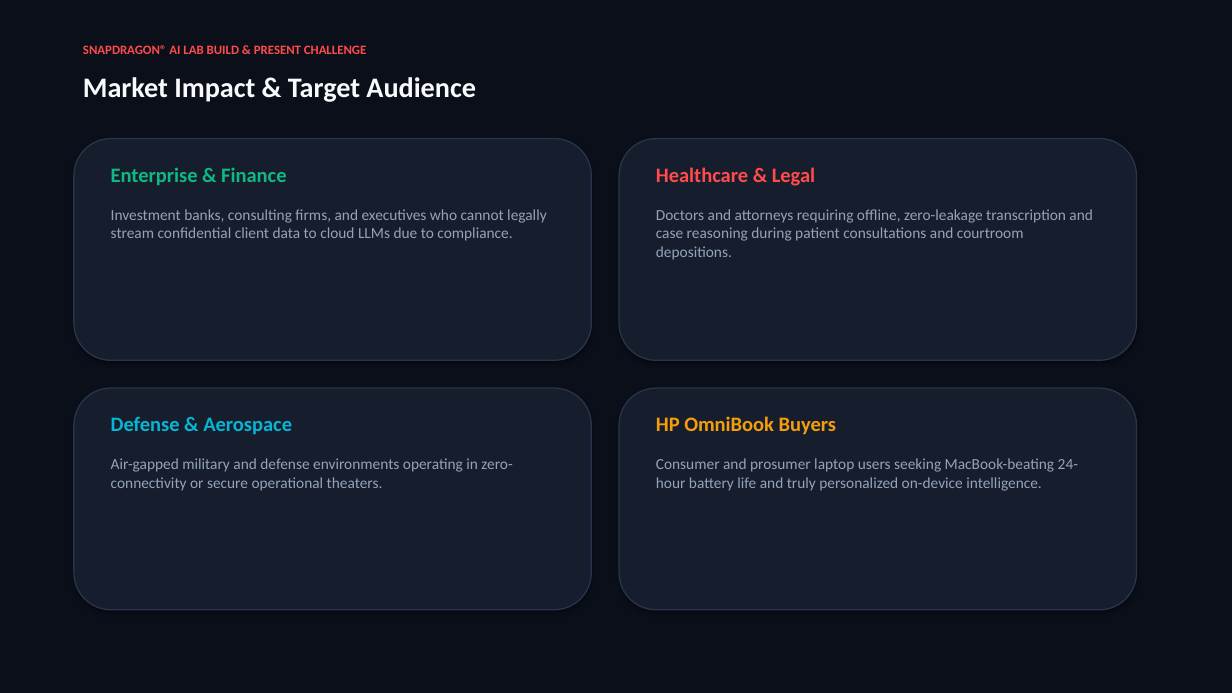
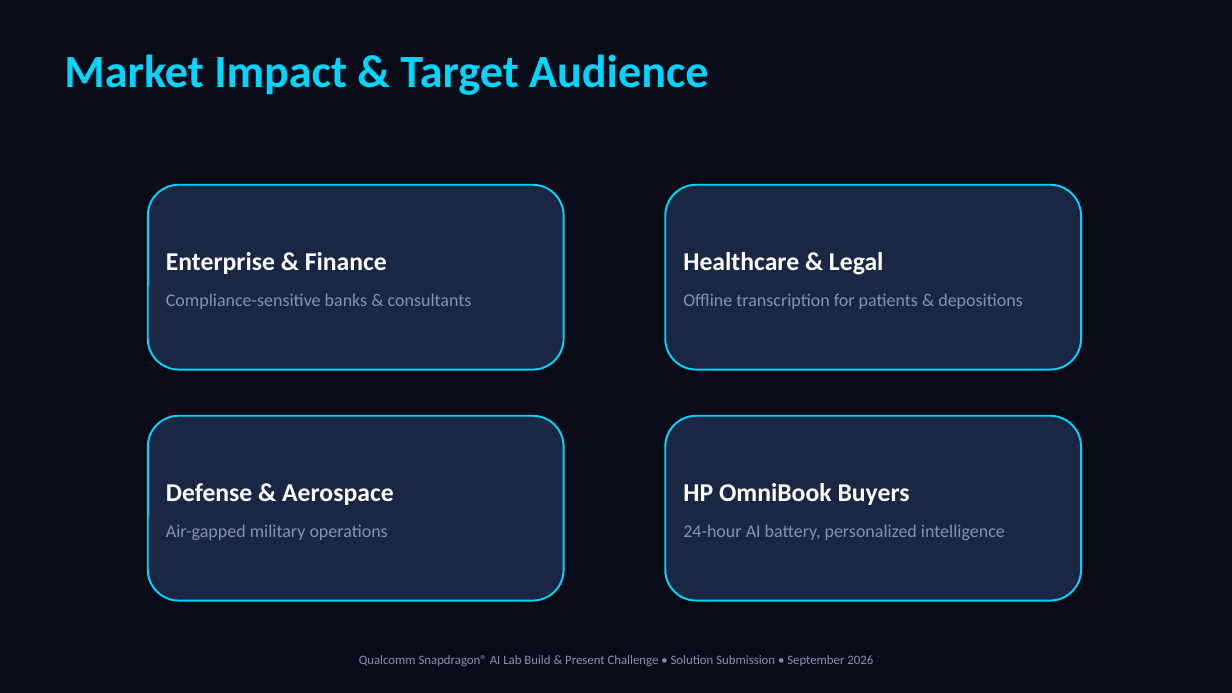
Before and after one commit to AnuragKannojiya/OmniSnap-AI, a slide deck: slide 9 of OmniSnap_AI_Pitch_Deck.pptx. Drawn at 1232x693 pixels with LibreOffice and Linux fonts; fonts in the diff are those of the drawing. Boxes give left, top, right and bottom in pixels: in the first picture for what was removed or moved away, otherwise in the second. Text is boxed around its words. In the diff, an @@ line names an element or a change of style, - is before the commit and + after.

```diff
--- a/OmniSnap_AI_Pitch_Deck.pptx
+++ b/OmniSnap_AI_Pitch_Deck.pptx
@@ rectangle at [0,0,1232,693]: fill #0B0F19 to #080C18; outline none to #080C18 0.75 pt @@
@@ text "Market Impact & Target Audience": place and size @@
-text "Market Impact & Target Audience" at [83,77,476,102]
+text "Market Impact & Target Audience" at [64,54,708,95]
@@ text "Market Impact & Target Audience" at [64,54,708,95]: size 22 to 36 pt, text colour #F8FAFC to #00D4FF @@
@@ rounded rectangle removed at [619,139,1137,360] @@
@@ text removed at [111,167,547,241] @@
-Enterprise & Finance
-Investment banks, consulting firms, and executives who cannot legally stream confidential client data to cloud LLMs due to compliance.
@@ text removed at [656,167,1093,260] @@
-Healthcare & Legal
-Doctors and attorneys requiring offline, zero-leakage transcription and case reasoning during patient consultations and courtroom depositions.
@@ rounded rectangle "Enterprise & Finance": place and size @@
-rounded rectangle "Enterprise & Finance" at [74,139,592,360]
+rounded rectangle "Enterprise & Finance" at [148,185,564,370]
@@ rounded rectangle "Enterprise & Finance" at [148,185,564,370]: fill #161E2E to #1A2744; outline #28354C 1 pt to #00D4FF 1.5 pt @@
@@ rounded rectangle added at [665,185,1081,370], fill #1A2744, outline #00D4FF 1.5 pt, 14 pt, text #8892B0 @@
+Healthcare & Legal
+Offline transcription for patients & depositions
@@ text in rounded rectangle at [166,252,472,309]: text added @@
+Enterprise & Finance
+Compliance-sensitive banks & consultants
@@ rounded rectangle removed at [74,388,592,610] @@
@@ rounded rectangle removed at [619,388,1137,610] @@
@@ text removed at [111,417,512,491] @@
-Defense & Aerospace
-Air-gapped military and defense environments operating in zero-connectivity or secure operational theaters.
@@ rounded rectangle added at [148,416,564,601], fill #1A2744, outline #00D4FF 1.5 pt, 14 pt, text #8892B0 @@
+Defense & Aerospace
+Air-gapped military operations
@@ rounded rectangle "HP OmniBook Buyers": place and size @@
-rounded rectangle "HP OmniBook Buyers" at [656,416,1078,491]
+rounded rectangle "HP OmniBook Buyers" at [665,416,1081,601]
@@ rounded rectangle "HP OmniBook Buyers" at [665,416,1081,601]: vertical alignment top to middle; fill none to #1A2744; outline none to #00D4FF 1.5 pt; shadow on @@
@@ text in rounded rectangle at [683,483,910,505]: size 16 to 20 pt, text colour #F59E0B to #FFFFFF in "HP OmniBook Buyers"; more space between paragraphs @@
@@ text in rounded rectangle at [683,524,1005,540]: text changed; size 12 to 14 pt; text colour #94A3B8 to #8892B0 @@
-Consumer and prosumer laptop users seeking MacBook-beating 24-hour battery life and truly personalized on-device intelligence.
+24-hour AI battery, personalized intelligence
@@ text at [359,655,873,666]: text changed; text colour #FF4B4B to #8892B0; bold off @@
-SNAPDRAGON® AI LAB BUILD & PRESENT CHALLENGE
+Qualcomm Snapdragon® AI Lab Build & Present Challenge • Solution Submission • September 2026
```
Also in this commit, not shown: 9 other slides changed, 8 other files.
